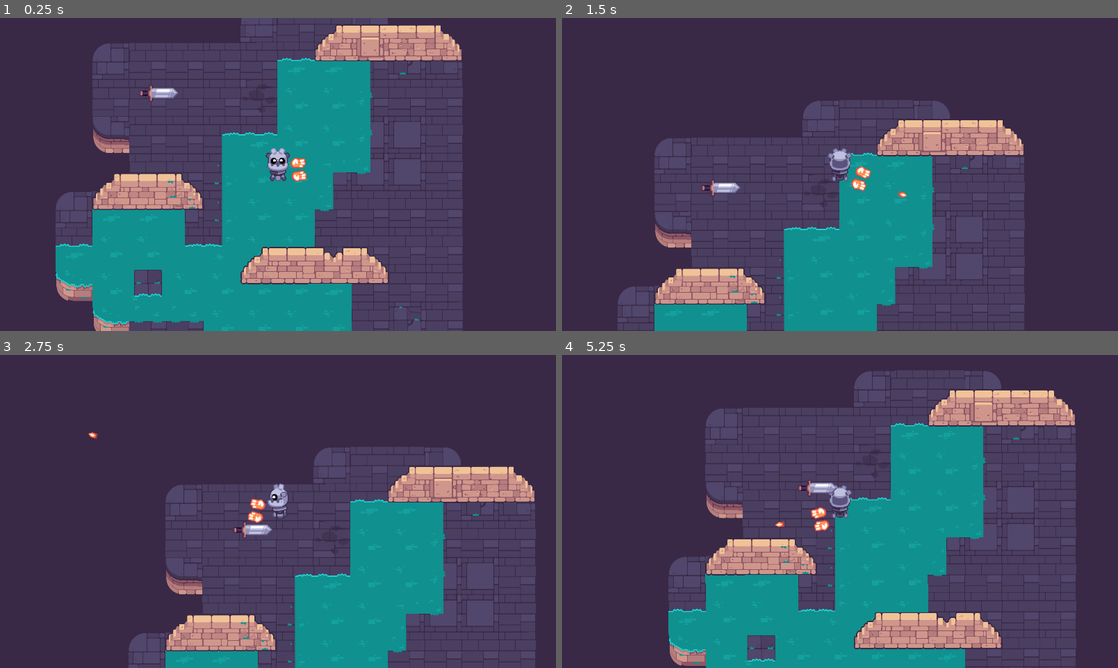
Above: before the commit, frames 1-4 (two rows, left to right).
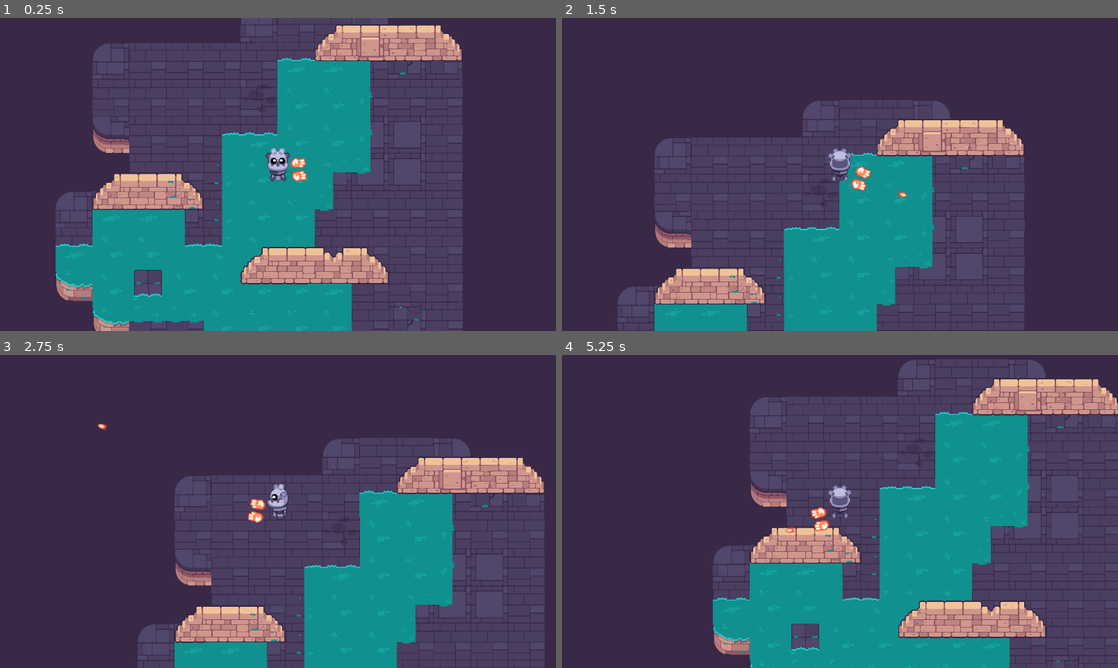
Above: after the commit, the same moments.

Repository: JuliaLui642/Path-of-Sorcerers-Game
Game: Godot game, scene res://test.tscn
Same seed, same stepped clock (60 frames per second), same inputs: the game is played once before the commit and once after it. The project has no main scene, so this scene is started directly.
Inputs (mouse positions are in pixels of both pictures, inside the frame that each line leads up to):
- Up to frame 1 (0.25 s): no input
- Up to frame 2 (1.5 s): tap Enter at 0.5 s; move the mouse to (812, 237) at 0.52 s; hold Up (move_up) 0.53-1.25 s; click (812, 237) at 0.6 s; tap Space at 0.77 s; drag from (1006, 221) to (723, 177) at 1.27 s
- Up to frame 3 (2.75 s): move the mouse to (111, 464) at 2.02 s; hold Left (move_left) from 2.03 s (still down); click (111, 464) at 2.1 s
- Up to frame 4 (5.25 s): release Left (move_left) at 2.75 s; drag from (867, 511) to (673, 464) at 2.77 s; tap Space at 3.5, 3.77 s; move the mouse to (756, 433) at 3.52 s; hold Down (move_down) 3.53-4.25 s; click (756, 433) at 3.6 s; drag from (962, 495) to (823, 470) at 4.27 s; move the mouse to (728, 527) at 5.02 s; hold Up (move_up) from 5.03 s (still down); click (728, 527) at 5.1 s

The runs differ from the first frame. In frame 1, 0.2% of the frame differs, in the area x 25-33%, y 21-27%; in frame 2, 0.2%; in frame 3, 14%; in frame 4, 36%, in the area x 19-100%, y 1-100%.

Commit message:
Lesson 9 almost done
Mob doesn't appear in it's own scene NOR does it appear in the game scene, although in 2d mode we can see it fine.

Diff:
--- a/M10.twin_stick_workbook/bullet.gd
+++ b/M10.twin_stick_workbook/bullet.gd
@@ -1,10 +1,18 @@
 class_name Bullet extends Area2D
 
 @export var speed := 750
+@export var damage := 1
 
 var max_range := 1000.0
 
 var _traveled_distance = 0.0
+
+
+func _ready() -> void:
+	body_entered.connect(func (body: Node) -> void:
+		if body is Mob:
+			body.health -= damage
+	)
 
 
 func _physics_process(delta: float) -> void:
--- a/M10.twin_stick_workbook/mob.gd
+++ b/M10.twin_stick_workbook/mob.gd
@@ -1,4 +1,4 @@
-extends CharacterBody2D
+class_name Mob extends CharacterBody2D
 
 @export var max_speed := 250.0
 @export var accerleration := 700.0
@@ -18,6 +18,7 @@
 		if body is Player:
 			_player = null
 	)
+
 
 func set_health(new_health: int) -> void:
 	health = new_health
--- a/M10.twin_stick_workbook/mob.tscn
+++ b/M10.twin_stick_workbook/mob.tscn
@@ -12,6 +12,7 @@
 [node name="Mob" type="CharacterBody2D"]
 motion_mode = 1
 script = ExtResource("1_apkda")
+health = 0
 
 [node name="Detection_Area" type="Area2D" parent="."]
 unique_name_in_owner = true
--- a/M10.twin_stick_workbook/test.tscn
+++ b/M10.twin_stick_workbook/test.tscn
@@ -8,9 +8,9 @@
 
 [node name="RoomA" parent="." instance=ExtResource("1_3g3a2")]
 
+[node name="Mob" parent="." instance=ExtResource("3_5j6iu")]
+position = Vector2(358, 301)
+
 [node name="Player" parent="." instance=ExtResource("2_w75r0")]
 position = Vector2(770, 581)
 rotation = -0.00955185
-
-[node name="Mob" parent="." instance=ExtResource("3_5j6iu")]
-position = Vector2(358, 301)
